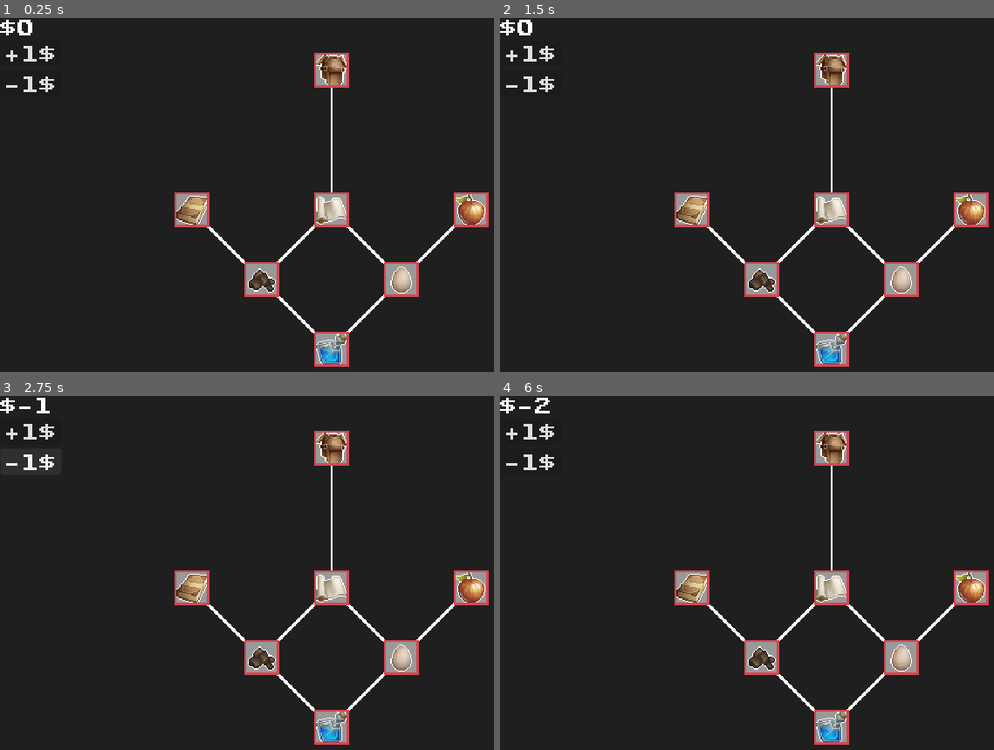
Above: before the commit, frames 1-4 (two rows, left to right).
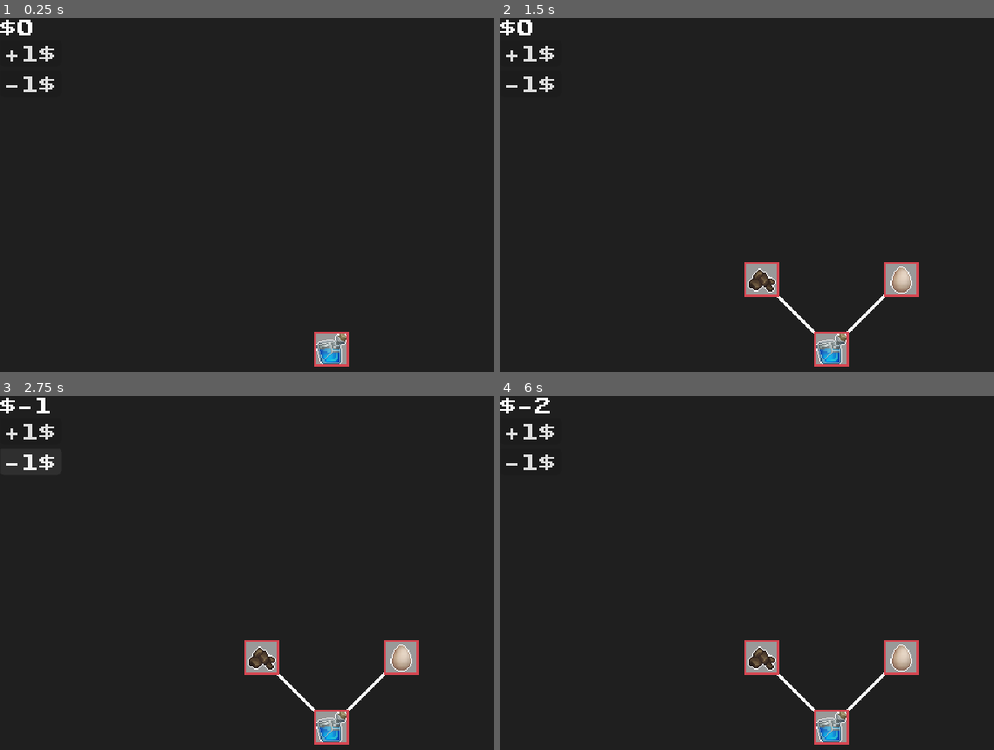
Above: after the commit, the same moments.

Repository: arko-poet/animated-upgrade-tree
Game: Godot game, scene res://scenes/upgrade_tree.tscn
The game is run twice, just before and just after one commit, with the same random seed, the same clock (stepped at 60 frames per second) and the same inputs.
Inputs (mouse positions are in pixels of both pictures, inside the frame that each line leads up to):
- Up to frame 1 (0.25 s): no input
- Up to frame 2 (1.5 s): click "+1$" at 0.5 s; click (830, 350) at 1.25 s
- Up to frame 3 (2.75 s): click "-1$" at 2 s
- Up to frame 4 (6 s): click "+1$" at 2.75 s; click "-1$" at 3.5 s; click "+1$" at 4.25 s; click "-1$" at 5 s; tap Enter at 5.75 s; move the mouse to (outside the picture) at 5.77 s; click (outside the picture) at 5.85 s

The runs differ from the first frame. In frame 1, 4.8% of the frame differs, in the area x 35-99%, y 9-90%; in frame 2, 3.2%; in frame 3, 3.2%; in frame 4, 3.2%.

Commit message:
upgrade unlocking

Diff:
--- a/project/scenes/upgrade_node.gd
+++ b/project/scenes/upgrade_node.gd
@@ -2,6 +2,7 @@
 extends TextureButton
 
 signal purchased(cost: int)
+signal upgrade_unlocked(upgrade_ids: Array[int])
 
 
 const _MAX_COLOR := Color(0.957, 0.89, 0.467, 1.0)
@@ -38,3 +39,8 @@
 	if upgrades_purchased < data.max_upgrades:
 		upgrades_purchased += 1
 		purchased.emit(data.cost)
+
+		for child in get_children():
+			child.show()
+
+		upgrade_unlocked.emit(data.unlocks)
--- a/project/scenes/upgrade_tree.gd
+++ b/project/scenes/upgrade_tree.gd
@@ -24,6 +24,7 @@
 @onready var _camera: Camera2D = %Camera
 @onready var _money_label: Label = %MoneyLabel
 @onready var _upgrades_nodes: Control = %UpgradesNodes
+@onready var _first_upgrade: UpgradeNode = %Upgrade0
 
 
 func _ready() -> void:
@@ -34,6 +35,10 @@
 	for child in _upgrades_nodes.get_children():
 		if child is UpgradeNode:
 			child.purchased.connect(_on_upgrade_purchased)
+			child.upgrade_unlocked.connect(_on_upgrades_unlocked)
+		child.hide()
+
+	_first_upgrade.show()
 
 	_money = _money
 
@@ -66,9 +71,16 @@
 				line.z_as_relative = false
 				line.width = LINE_WIDTH
 				line.points = [UPGRADE_NODE_SIZE / 2, target_node.position - node.position + UPGRADE_NODE_SIZE / 2]
+				line.hide()
 				node.add_child(line)
 
 
 func _on_upgrade_purchased(cost: int) -> void:
 	print("purchased")
 	_money -= cost
+
+
+func _on_upgrades_unlocked(upgrade_ids: Array[int]) -> void:
+	for upgrade_id in upgrade_ids:
+		var upgrade_node := _upgrades_nodes.get_node(UPGRADE_NODE_NAME % upgrade_id)
+		upgrade_node.show()
--- a/project/scenes/upgrade_tree.tscn
+++ b/project/scenes/upgrade_tree.tscn
@@ -87,6 +87,7 @@
 offset_bottom = 40.0
 
 [node name="Upgrade0" parent="UpgradesNodes" unique_id=1765005584 instance=ExtResource("2_x6bdh")]
+unique_name_in_owner = true
 layout_mode = 0
 offset_left = 288.0
 offset_top = 288.0
